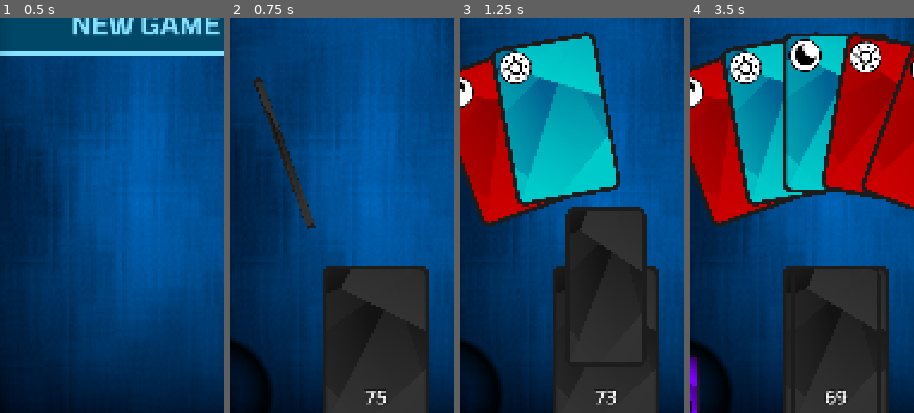
Above: before the commit, frames 1-4 (left to right).
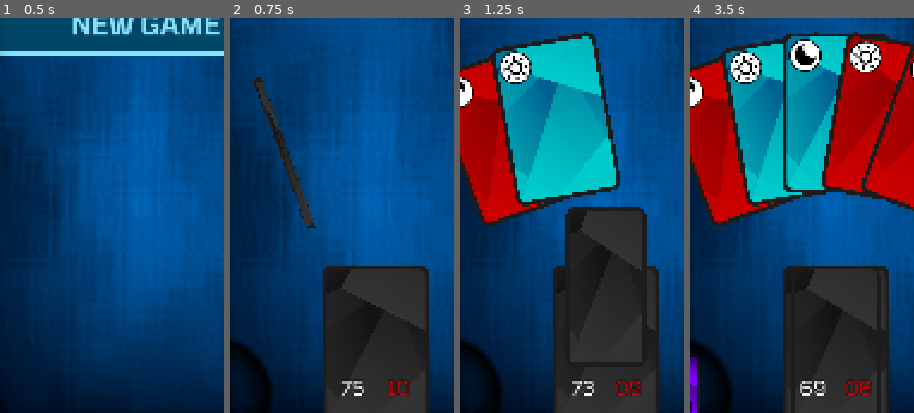
Above: after the commit, the same moments.

Repository: marcopar/Onirica
Game: Godot game, scene res://scenes/main_menu/main_menu.tscn
Same seed, same stepped clock (60 frames per second), same inputs: the game is played once before the commit and once after it.
Inputs (mouse positions are % of the whole screen's width and height, from its top left):
- Up to frame 1 (0.5 s): no input
- Up to frame 2 (0.75 s): click "NEW GAME" at 0.5 s
- Up to frame 3 (1.25 s): no input
- Up to frame 4 (3.5 s): tap Enter at 1.25 s; drag from (50, 87) to (50, 28) at 1.27 s; drag from (50, 28) to (50, 87) at 2.02 s; move the mouse to (14, 93) at 2.77 s; click (14, 93) at 2.92 s
The pictures show only the part of the screen within x 17-67%, y 45-95%; the shares and areas given below are measured in that part.

Frame 1 is identical in both runs. In frame 2, 0.6% of the frame differs, in the area x 50-81%, y 91-98%; in frame 3, 0.6%; in frame 4, 0.8%, in the area x 49-82%, y 91-98%.

Commit message:
Nighmare counter (#32)

Diff:
--- a/project/scenes/deck_counter/deck_counter.gd
+++ b/project/scenes/deck_counter/deck_counter.gd
@@ -1,15 +1,20 @@
-extends Node2D
+extends Control
 
 class_name DeckCounter
 
-@onready var label: Label = $Label
+@onready var nightmare_count: Label = $HBoxContainer/NightmareCount
+@onready var card_count: Label = $HBoxContainer/CardCount
 
 func _ready() -> void:
 	SignalManager.new_game.connect(new_game)
 	SignalManager.deck_updated.connect(deck_updated)
 
 func new_game() -> void:
-	label.text = "%02d" % GameManager.deck_model.get_number_of_cards()
+	update_labels()
 
 func deck_updated() -> void:
-	label.text = "%02d" % GameManager.deck_model.get_number_of_cards()
+	update_labels()
+
+func update_labels() -> void:
+	card_count.text = "%02d" % GameManager.deck_model.get_number_of_cards()
+	nightmare_count.text = "%02d" % GameManager.deck_model.get_number_of(CardManager.CARD_TYPE.NIGHTMARE)
--- a/project/scenes/deck_counter/deck_counter.tscn
+++ b/project/scenes/deck_counter/deck_counter.tscn
@@ -1,22 +1,51 @@
-[gd_scene load_steps=3 format=3 uid="uid://dpnumcx06ayqk"]
+[gd_scene load_steps=5 format=3 uid="uid://dpnumcx06ayqk"]
 
 [ext_resource type="Script" uid="uid://dffiof7npgcb1" path="res://scenes/deck_counter/deck_counter.gd" id="1_c1qxh"]
+[ext_resource type="FontFile" uid="uid://sswonxg48rqb" path="res://assets/sprites/gui/Tomorrow-Regular.ttf" id="2_xwpgk"]
 
-[sub_resource type="LabelSettings" id="LabelSettings_t361b"]
+[sub_resource type="LabelSettings" id="LabelSettings_c1qxh"]
+font = ExtResource("2_xwpgk")
 font_size = 48
 outline_size = 12
 outline_color = Color(0.080783345, 0.080783345, 0.080783345, 1)
 
-[node name="DeckCounter" type="Node2D"]
+[sub_resource type="LabelSettings" id="LabelSettings_xwpgk"]
+font = ExtResource("2_xwpgk")
+font_size = 48
+font_color = Color(0.7806942, 4.548356e-06, 4.813075e-07, 1)
+outline_size = 12
+outline_color = Color(0.080783345, 0.080783345, 0.080783345, 1)
+
+[node name="DeckCounter" type="Control"]
+layout_mode = 3
+anchors_preset = 0
 script = ExtResource("1_c1qxh")
 
-[node name="Label" type="Label" parent="."]
-anchors_preset = 15
-anchor_right = 1.0
-anchor_bottom = 1.0
+[node name="HBoxContainer" type="HBoxContainer" parent="."]
+layout_mode = 1
+anchors_preset = 8
+anchor_left = 0.5
+anchor_top = 0.5
+anchor_right = 0.5
+anchor_bottom = 0.5
+offset_left = -94.0
+offset_top = -33.5
+offset_right = 94.0
+offset_bottom = 33.5
 grow_horizontal = 2
 grow_vertical = 2
-text = "  "
-label_settings = SubResource("LabelSettings_t361b")
+theme_override_constants/separation = 30
+
+[node name="CardCount" type="Label" parent="HBoxContainer"]
+layout_mode = 2
+size_flags_horizontal = 6
+text = "00"
+label_settings = SubResource("LabelSettings_c1qxh")
 horizontal_alignment = 1
 vertical_alignment = 1
+
+[node name="NightmareCount" type="Label" parent="HBoxContainer"]
+layout_mode = 2
+size_flags_horizontal = 6
+text = "00"
+label_settings = SubResource("LabelSettings_xwpgk")
--- a/project/scenes/main/main.tscn
+++ b/project/scenes/main/main.tscn
@@ -1,9 +1,10 @@
-[gd_scene load_steps=13 format=3 uid="uid://bqghirh8g0ov4"]
+[gd_scene load_steps=15 format=3 uid="uid://bqghirh8g0ov4"]
 
 [ext_resource type="Script" uid="uid://dvvxyb2g3i2fx" path="res://scenes/main/main.gd" id="1_xny0v"]
 [ext_resource type="Texture2D" uid="uid://b1gjt3rpk4sc3" path="res://assets/sprites/backgrounds/background.png" id="2_ec000"]
 [ext_resource type="PackedScene" uid="uid://kpjmqglw46ry" path="res://scenes/deck/deck.tscn" id="3_25a8g"]
 [ext_resource type="PackedScene" uid="uid://cau3cr0g51h8p" path="res://scenes/labyrinth/labyrinth.tscn" id="4_qul2u"]
+[ext_resource type="Shader" uid="uid://ev2hcn4hhgq2" path="res://shaders/outline.gdshader" id="4_th5th"]
 [ext_resource type="PackedScene" uid="uid://bnxsoiggcrqk" path="res://scenes/discard/discard.tscn" id="5_korep"]
 [ext_resource type="PackedScene" uid="uid://dbcm0qgdsw0l7" path="res://scenes/limbo/limbo.tscn" id="6_jqqak"]
 [ext_resource type="PackedScene" uid="uid://bxhxggou0553h" path="res://scenes/doorspanel/doors_panel.tscn" id="7_dlvyq"]
@@ -13,6 +14,14 @@
 [ext_resource type="PackedScene" uid="uid://dpnumcx06ayqk" path="res://scenes/deck_counter/deck_counter.tscn" id="11_ouso4"]
 [ext_resource type="Texture2D" uid="uid://5ts0q5ytbdy6" path="res://assets/sprites/gui/logout_96dp_FFFFFF_FILL0_wght400_GRAD0_opsz48.svg" id="12_blune"]
 
+[sub_resource type="ShaderMaterial" id="ShaderMaterial_7smn1"]
+resource_local_to_scene = true
+shader = ExtResource("4_th5th")
+shader_parameter/color = Color(1, 1, 1, 1)
+shader_parameter/width = 1.0
+shader_parameter/enabled = false
+shader_parameter/pulse_frequency = 10.0
+
 [node name="Main" type="Node2D"]
 script = ExtResource("1_xny0v")
 
@@ -21,7 +30,21 @@
 texture = ExtResource("2_ec000")
 
 [node name="Deck" parent="." instance=ExtResource("3_25a8g")]
+material = SubResource("ShaderMaterial_7smn1")
 position = Vector2(540, 1650)
+
+[node name="DeckCounter" parent="Deck" instance=ExtResource("11_ouso4")]
+z_index = 100
+anchors_preset = 8
+anchor_left = 0.5
+anchor_top = 0.5
+anchor_right = 0.5
+anchor_bottom = 0.5
+offset_top = 100.0
+offset_bottom = 100.0
+grow_horizontal = 2
+grow_vertical = 2
+size_flags_vertical = 8
 
 [node name="Labyrinth" parent="." instance=ExtResource("4_qul2u")]
 position = Vector2(0, 540)
@@ -81,10 +104,6 @@
 z_index = 199
 position = Vector2(-3, 1179)
 
-[node name="DeckCounter" parent="." instance=ExtResource("11_ouso4")]
-z_index = 100
-position = Vector2(540, 1772)
-
 [node name="Control" type="Control" parent="."]
 layout_mode = 3
 anchors_preset = 10
